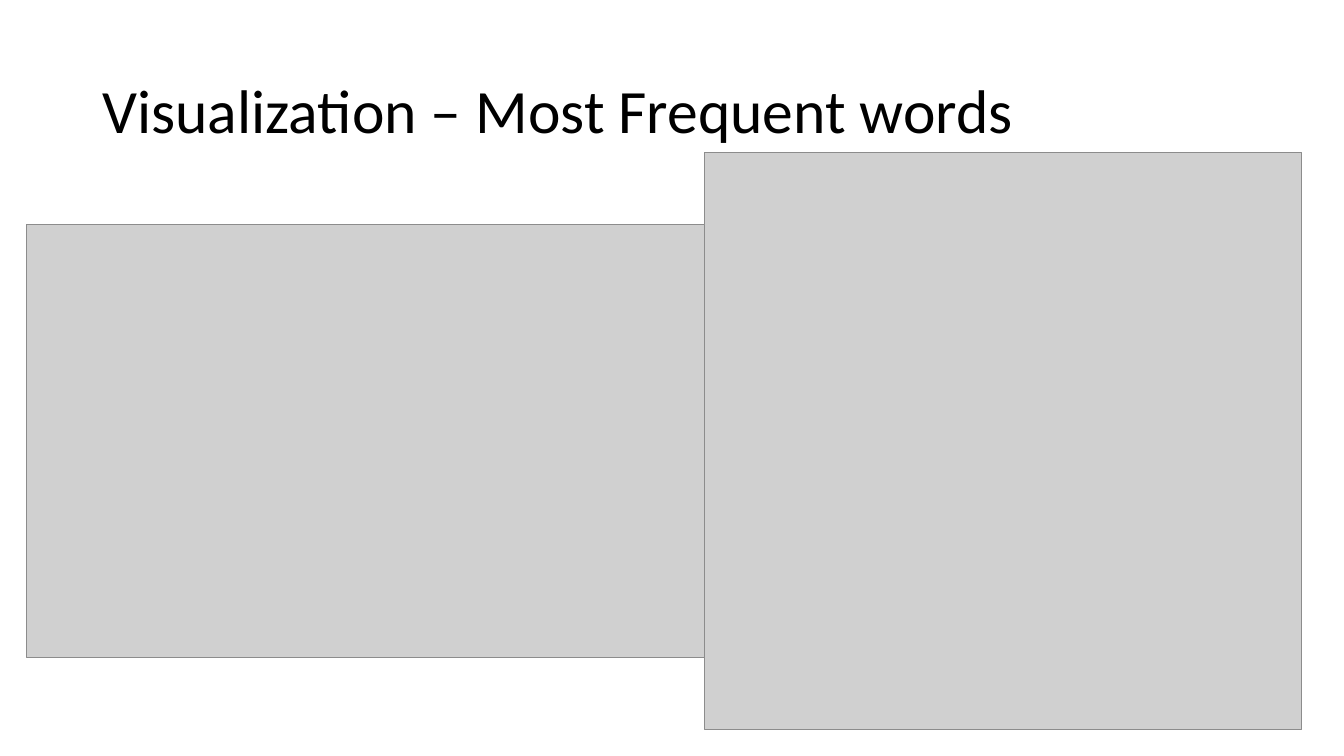
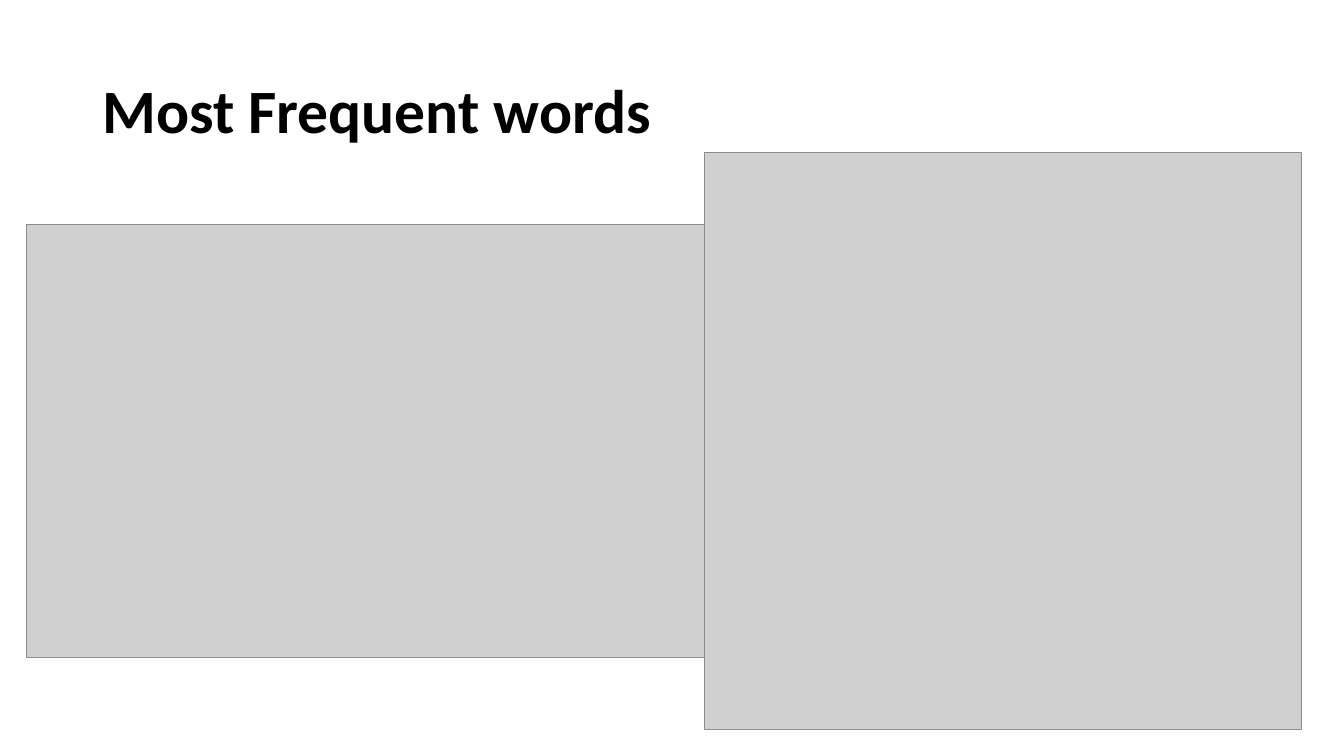
Before and after one commit to datamaniac03/Simple-Tweet-Text-Analysis, a slide deck: slide 10 of Presentation1.pptx. Drawn at 1344x756 pixels with LibreOffice and Linux fonts; fonts in the diff are those of the drawing; grey boxes stand for pictures. Boxes give left, top, right and bottom in pixels: in the first picture for what was removed or moved away, otherwise in the second. Text is boxed around its words. In the diff, an @@ line names an element or a change of style, - is before the commit and + after.

```diff
--- a/Presentation1.pptx
+++ b/Presentation1.pptx
@@ text at bbox=[102, 89, 651, 143]: text changed; bold on @@
-Visualization – Most Frequent words
+Most Frequent words
```
Also in this commit, not shown: 6 other slides changed, 3 slides added, 2 slides removed.
